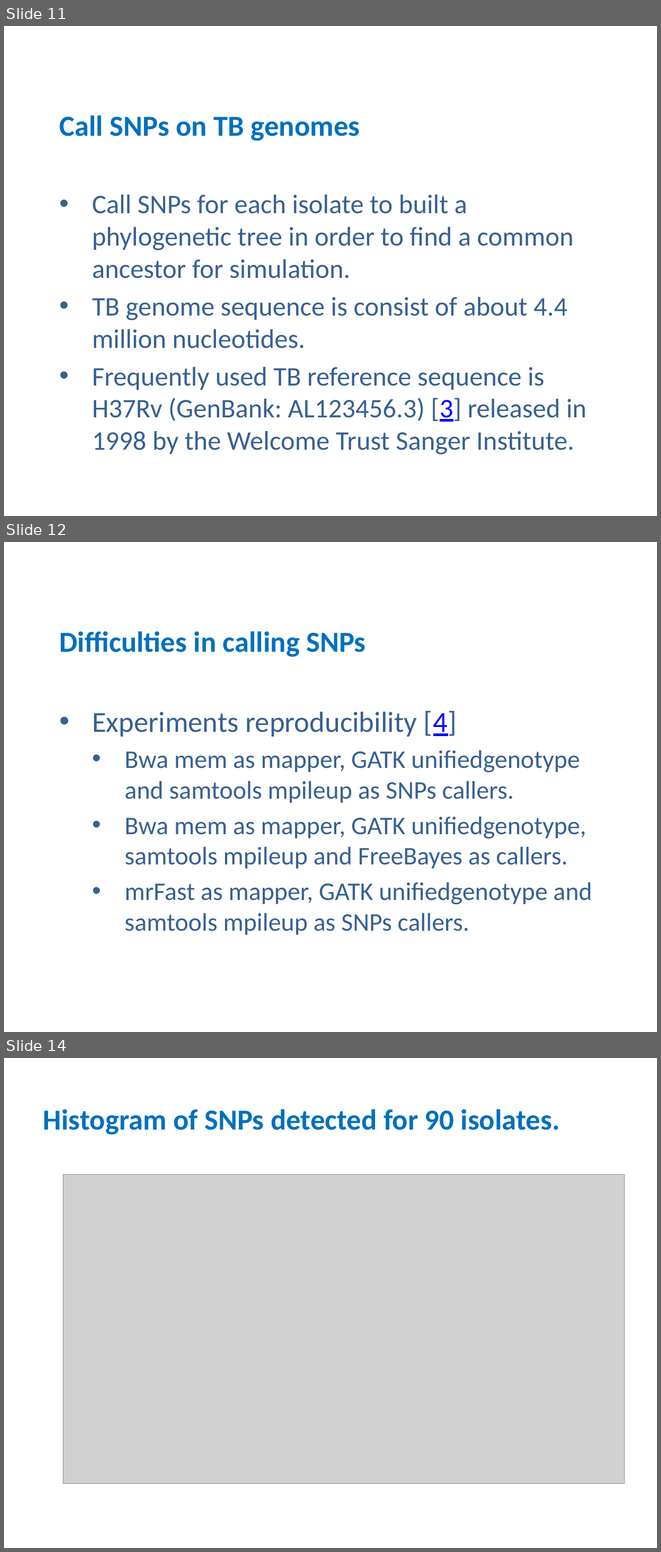
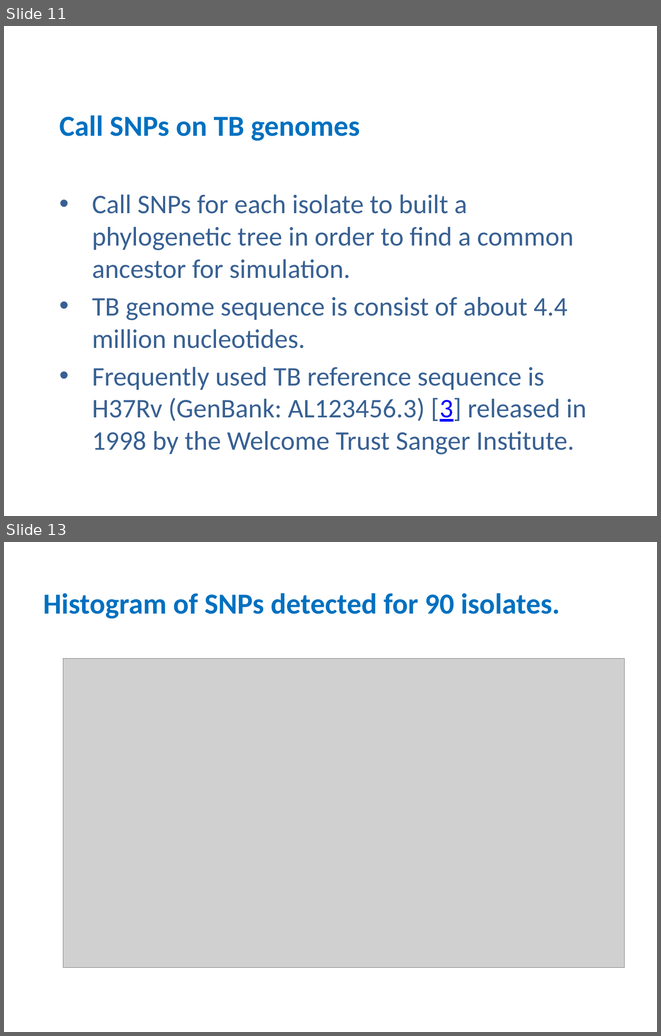
Before and after one commit to zhangfang615/Tuberculosis, a slide deck: 20160705 (1).pptx. Shown one above the other, each under a label of ours: slides 11, 12 and 14 before the commit, slides 11 and 13 after it; the slides between them are not shown. The pictures are 661x1552 and 661x1036 pixels, drawn with LibreOffice and Linux fonts; fonts in the diff are those of the drawing; grey boxes stand for pictures. Boxes give left, top, right and bottom in pixels: in the first picture for what was removed or moved away, otherwise in the second. Text is boxed around its words. In the diff, an @@ line names an element or a change of style, - is before the commit and + after.

```diff
--- a/20160705 (1).pptx
+++ b/20160705 (1).pptx
@@ slide 12 removed at <box>4,542,657,1032</box>, background #FFFFFF @@
@@ title removed at <box>59,631,365,657</box> @@
-Difficulties in calling SNPs
@@ subtitle removed at <box>92,711,592,935</box> @@
-• Experiments reproducibility [4]
-  • Bwa mem as mapper, GATK unifiedgenotype and samtools mpileup as SNPs callers.
-  • Bwa mem as mapper, GATK unifiedgenotype, samtools mpileup and FreeBayes as callers.
-  • mrFast as mapper, GATK unifiedgenotype and samtools mpileup as SNPs callers.
@@ what was slide 14 is now slide 13 @@
```
Also in this commit, not shown: 3 slides changed.
